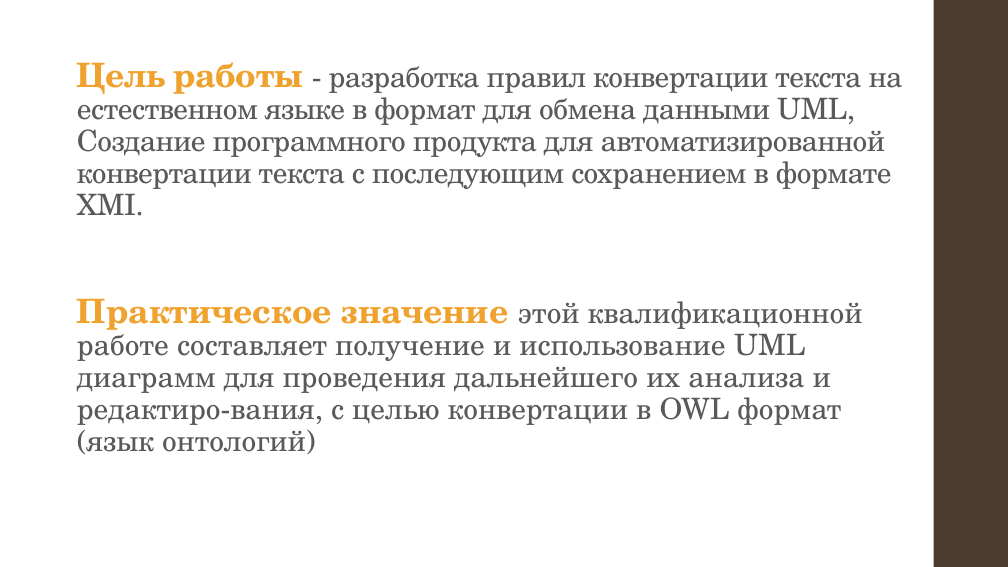
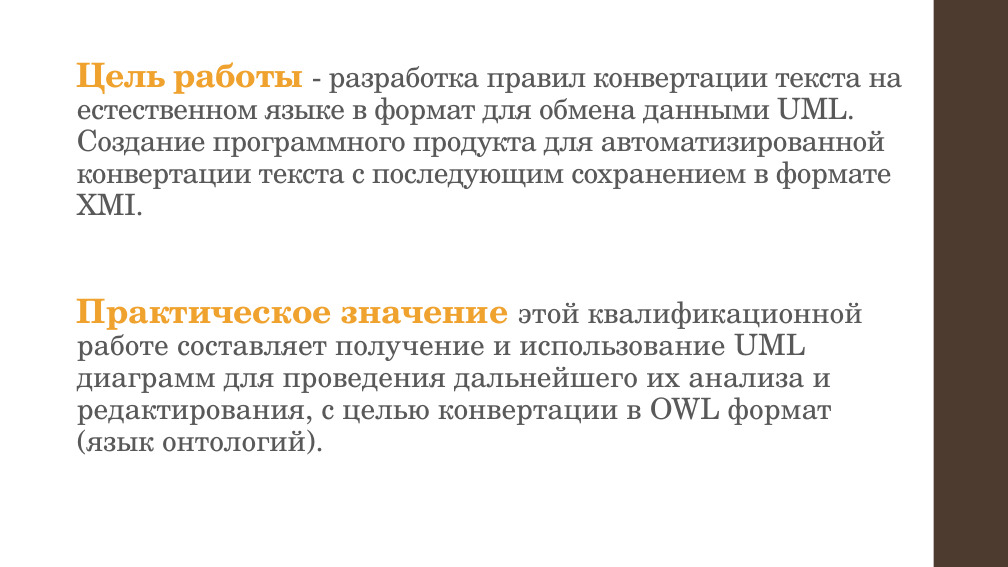
Before and after one commit to alexnodejs/onto-diploma, a slide deck: slide 2 of presentation/Moiseyenko_presentation.pptx. Drawn at 1008x567 pixels with LibreOffice and Linux fonts; fonts in the diff are those of the drawing. Boxes give left, top, right and bottom in pixels: in the first picture for what was removed or moved away, otherwise in the second. Text is boxed around its words. In the diff, an @@ line names an element or a change of style, - is before the commit and + after.

```diff
--- a/presentation/Moiseyenko_presentation.pptx
+++ b/presentation/Moiseyenko_presentation.pptx
@@ title at bbox=[77, 62, 903, 216]: text changed @@
-Цель работы - разработка правил конвертации текста на естественном языке в формат для обмена данными UML, Создание программного продукта для автоматизированной конвертации текста с последующим сохранением в формате XMI.
+Цель работы - разработка правил конвертации текста на естественном языке в формат для обмена данными UML. Создание программного продукта для автоматизированной конвертации текста с последующим сохранением в формате XMI.
@@ text at bbox=[77, 298, 863, 452]: text changed @@
-Практическое значение этой квалификационной работе составляет получение и использование UML диаграмм для проведения дальнейшего их анализа и редактиро-вания, с целью конвертации в OWL формат (язык онтологий)
+Практическое значение этой квалификационной работе составляет получение и использование UML диаграмм для проведения дальнейшего их анализа и редактирования, с целью конвертации в OWL формат (язык онтологий).
```
Also in this commit, not shown: 2 other slides changed, 1 other file.
